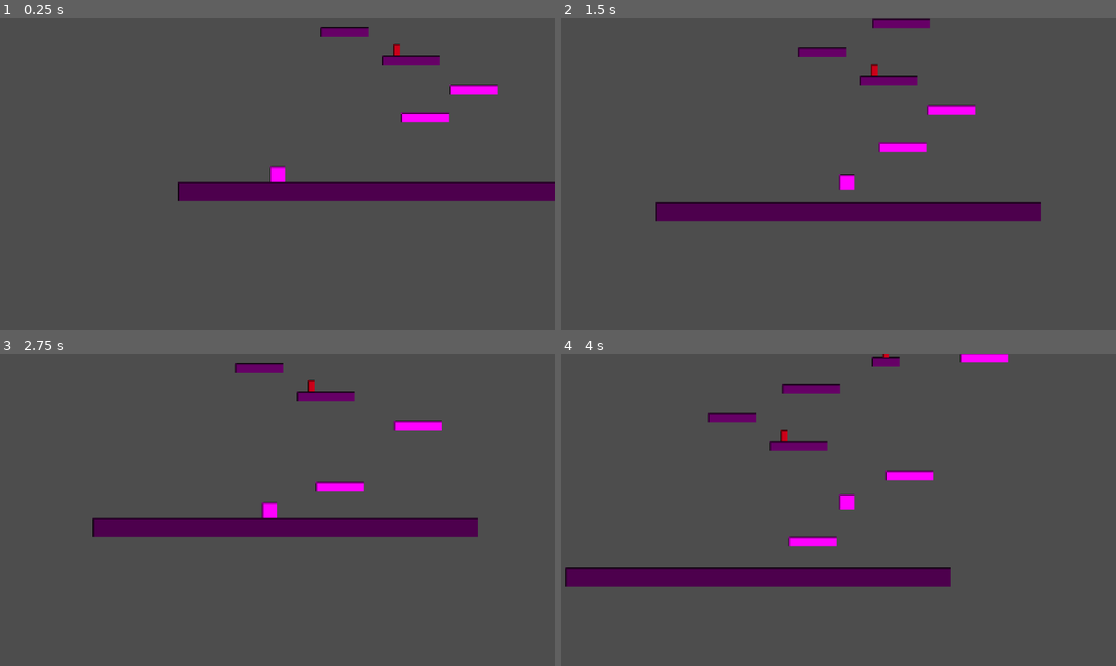
Above: before the commit, frames 1-4 (two rows, left to right).
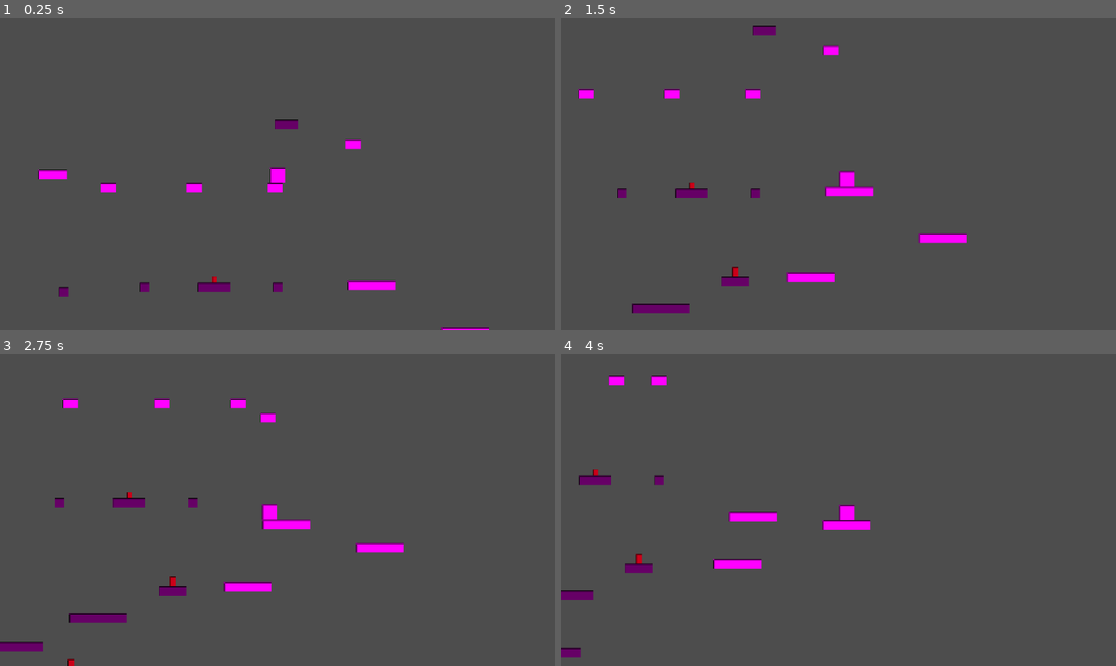
Above: after the commit, the same moments.

Repository: hyzor/simple-godot-game
Game: Godot game, scene res://main.tscn
The game is run twice, just before and just after one commit, with the same random seed, the same clock (stepped at 60 frames per second) and the same inputs.
Inputs:
- Up to frame 1 (0.25 s): no input
- Up to frame 2 (1.5 s): hold Right (move_right) from 0.53 s (still down); tap Space (jump) at 0.77 s
- Up to frame 3 (2.75 s): tap Space (jump) at 1.52 s; release Right (move_right) at 2.03 s; hold Left (move_left) from 2.03 s (still down)
- Up to frame 4 (4 s): release Left (move_left) at 2.78 s; hold Right (move_right) from 2.78 s (still down); tap Space (jump) at 3.02, 3.77 s

The runs differ from the first frame. In frame 1, 6.6% of the frame differs, in the area x 6-100%, y 2-100%; in frame 2, 8.0%; in frame 3, 7.6%; in frame 4, 8.1%, in the area x 0-81%, y 0-98%.

Commit message:
populate with more platforms

Diff:
--- a/main.tscn
+++ b/main.tscn
@@ -72,7 +72,7 @@
 texture = SubResource("PlaceholderTexture2D_smaller")
 
 [node name="Player" parent="." unique_id=1356100327 instance=ExtResource("1_ghi56")]
-position = Vector2(207, 313)
+position = Vector2(706, -524)
 fall_threshold = 750.0
 
 [node name="MovingPlatform1" parent="." unique_id=457016238 instance=ExtResource("2_jkl78")]
@@ -100,6 +100,37 @@
 move_speed = 40.0
 move_direction = Vector2(0, 1)
 wait_time = 2.0
+start_time = 1.5
+
+[node name="MovingPlatform8" parent="." unique_id=1697006656 instance=ExtResource("2_jkl78")]
+position = Vector2(355, -487)
+scale = Vector2(0.32, 1)
+move_distance = 120.0
+move_speed = 80.0
+start_time = 1.5
+
+[node name="MovingPlatform9" parent="." unique_id=783442533 instance=ExtResource("2_jkl78")]
+position = Vector2(533, -487)
+scale = Vector2(0.32, 1)
+move_distance = 120.0
+move_speed = 90.0
+wait_time = 0.75
+start_time = 1.5
+
+[node name="MovingPlatform10" parent="." unique_id=289722933 instance=ExtResource("2_jkl78")]
+position = Vector2(701, -487)
+scale = Vector2(0.32, 1)
+move_speed = 100.0
+wait_time = 0.5
+start_time = 1.5
+
+[node name="MovingPlatform11" parent="." unique_id=842237265 instance=ExtResource("2_jkl78")]
+position = Vector2(863, -577)
+scale = Vector2(0.32, 1)
+move_distance = 120.0
+move_speed = 150.0
+move_direction = Vector2(0, 1)
+wait_time = 0.5
 start_time = 1.5
 
 [node name="MovingPlatform6" parent="." unique_id=1658701954 instance=ExtResource("2_jkl78")]
@@ -173,6 +204,17 @@
 modulate = Color(0.4, 0.6, 0.4, 1)
 texture = SubResource("PlaceholderTexture2D_small")
 
+[node name="StaticPlatform9" type="StaticBody2D" parent="." unique_id=680935860]
+position = Vector2(725, -618)
+scale = Vector2(0.3999927, 1)
+
+[node name="CollisionShape2D" type="CollisionShape2D" parent="StaticPlatform9" unique_id=1341348328]
+shape = SubResource("RectangleShape2D_plat1")
+
+[node name="Sprite2D" type="Sprite2D" parent="StaticPlatform9" unique_id=2092525047]
+modulate = Color(0.4, 0.6, 0.4, 1)
+texture = SubResource("PlaceholderTexture2D_small")
+
 [node name="StaticPlatform8" type="StaticBody2D" parent="." unique_id=1717492729]
 position = Vector2(262, -270)
 scale = Vector2(0.15999025, 1)
